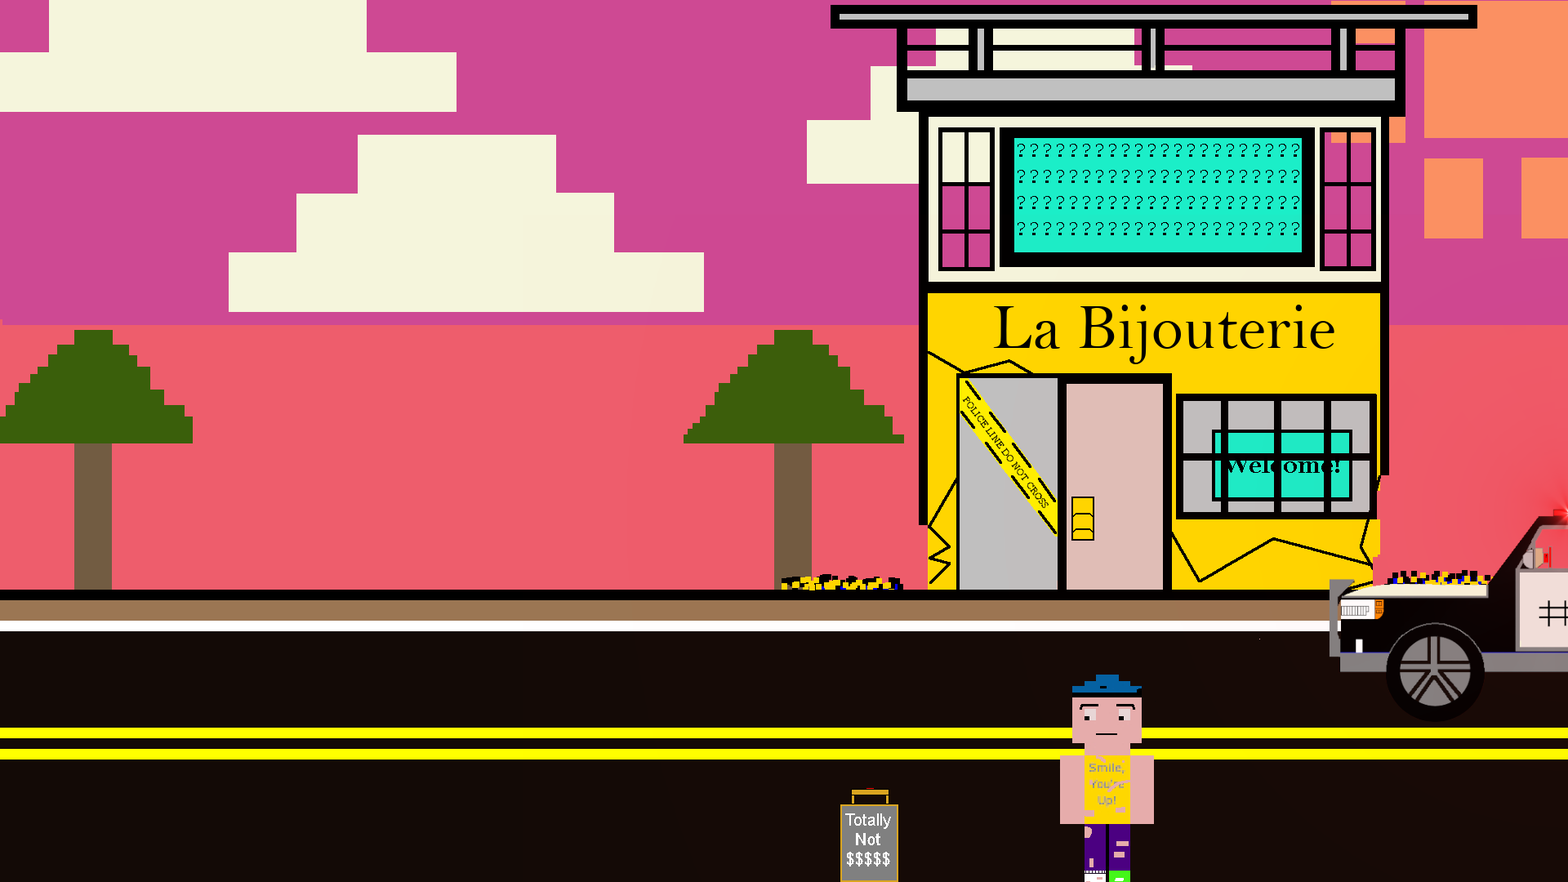
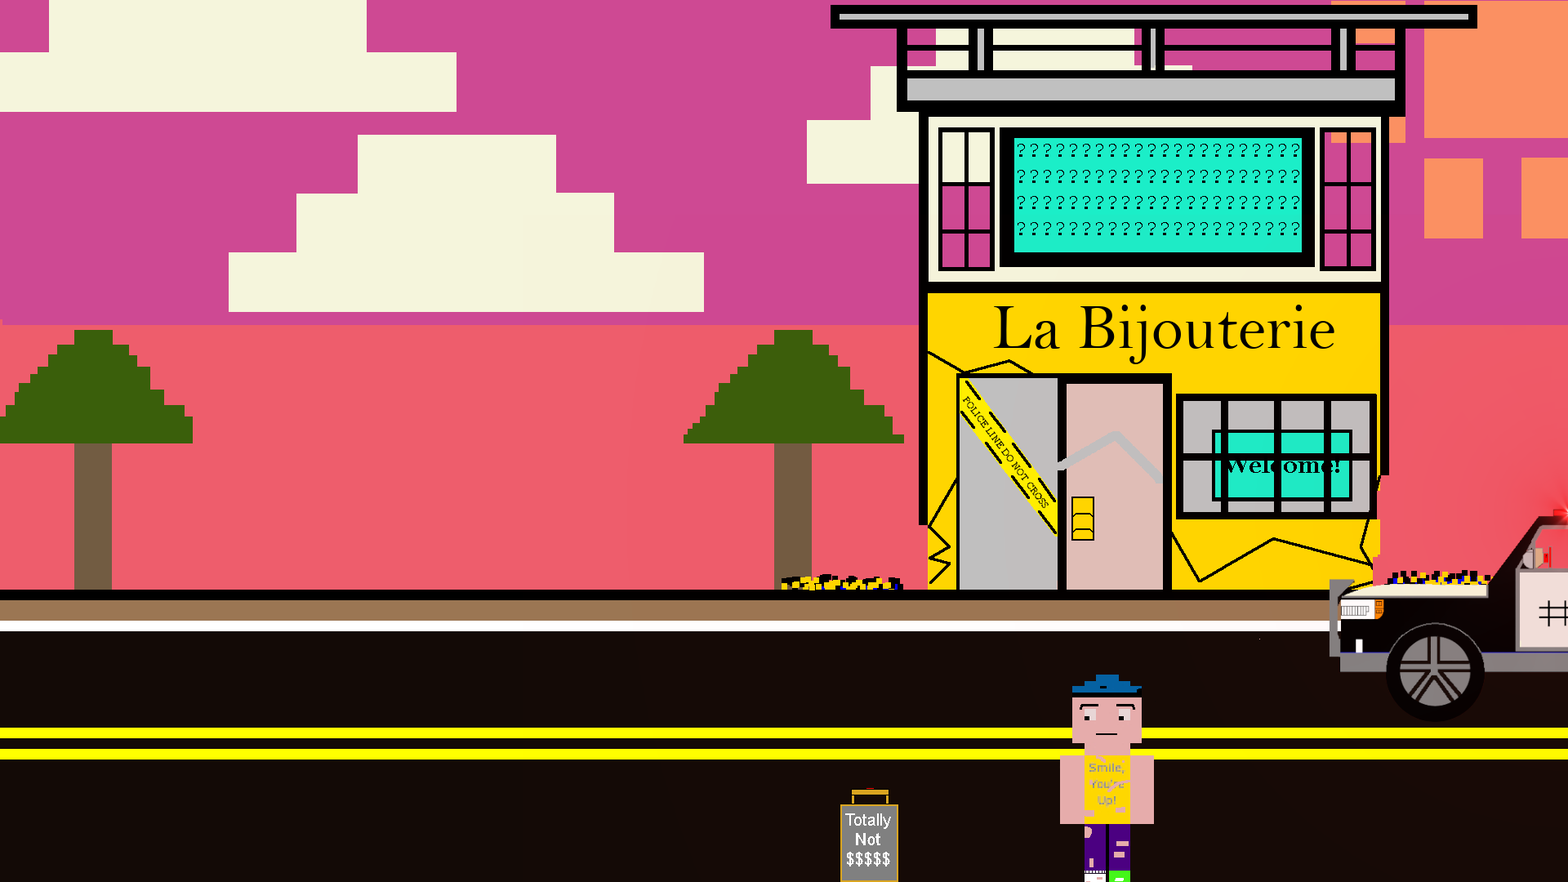
Layers edited between the first and the second 1568x882 image:
added layer "Background copy #8" above "Background copy #7" over (1057, 431, 1163, 484)
hid "Background copy #7" over (1057, 431, 1163, 484)